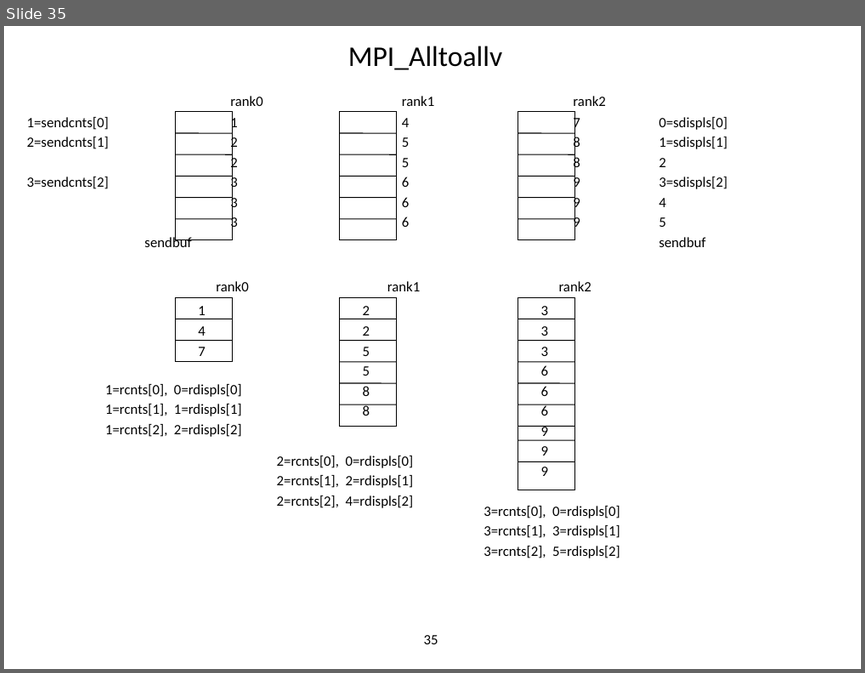
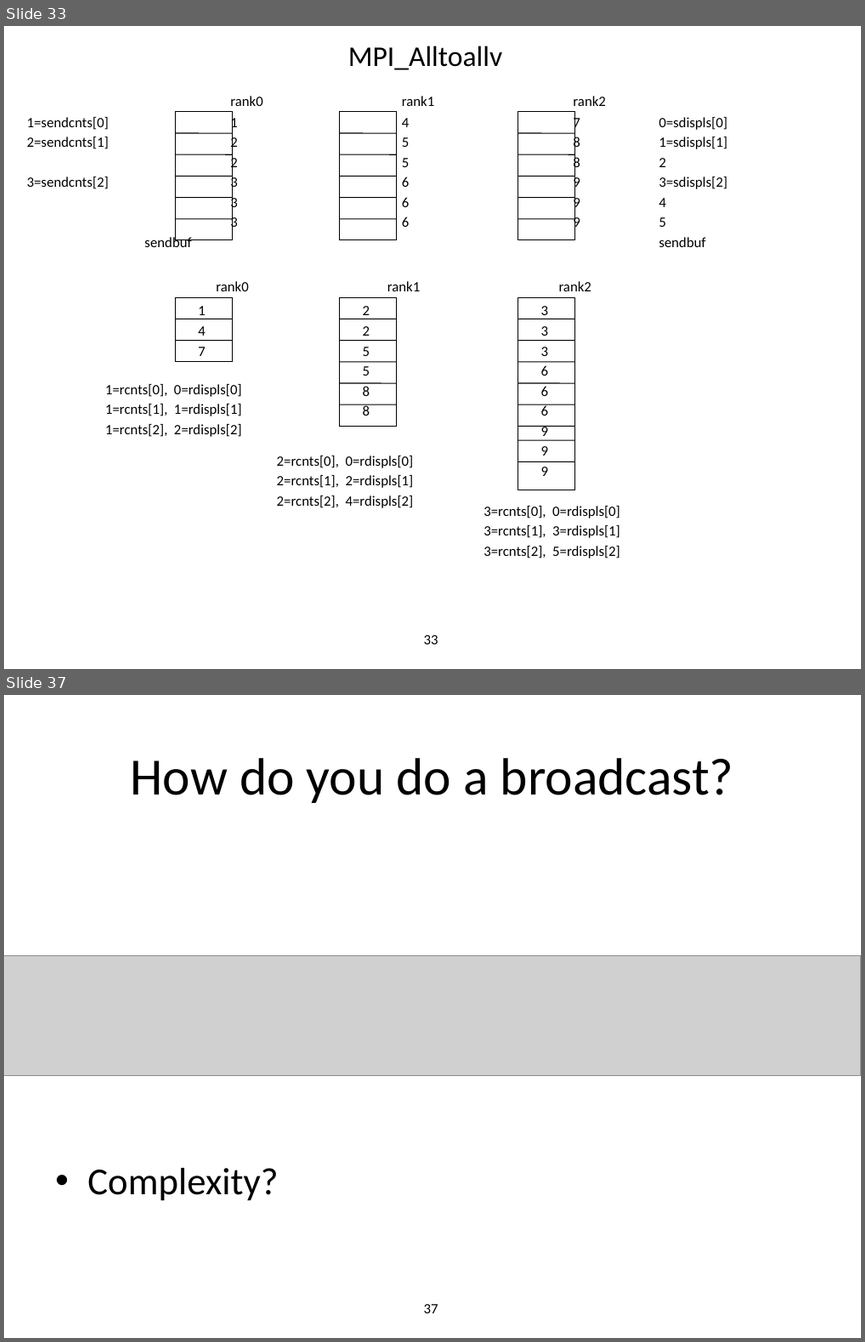
Before and after one commit to allenyllee/Parallel-Computing-Book, a slide deck: slides/MPI/MPI-collectives2.pptx. Shown one above the other, each under a label of ours: slide 35 before the commit, slides 33 and 37 after it; the slides between them are not shown. The pictures are 865x673 and 865x1342 pixels, drawn with LibreOffice and Linux fonts; fonts in the diff are those of the drawing; grey boxes stand for pictures; background and template pictures are left out. Boxes give left, top, right and bottom in pixels: in the first picture for what was removed or moved away, otherwise in the second. Text is boxed around its words. In the diff, an @@ line names an element or a change of style, - is before the commit and + after.

```diff
--- a/slides/MPI/MPI-collectives2.pptx
+++ b/slides/MPI/MPI-collectives2.pptx
@@ slide 37 added at <box>4,695,861,1338</box>, background #FFFFFF @@
@@ title added at <box>131,758,734,803</box>, 44 pt, text #000000 @@
+How do you do a broadcast?
@@ picture added at <box>4,955,861,1076</box> @@
@@ text added at <box>87,1168,278,1201</box>, 32 pt, text #000000 @@
+• Complexity?
@@ page number added at <box>424,1304,438,1313</box>, 12 pt, text #000000 @@
+37
@@ what was slide 35 is now slide 33 @@
@@ page number at <box>424,635,438,644</box>: text changed @@
-35
+33
```
Also in this commit, not shown: 1 slide changed, 5 other slides added, 3 slides removed, 1 other file.
